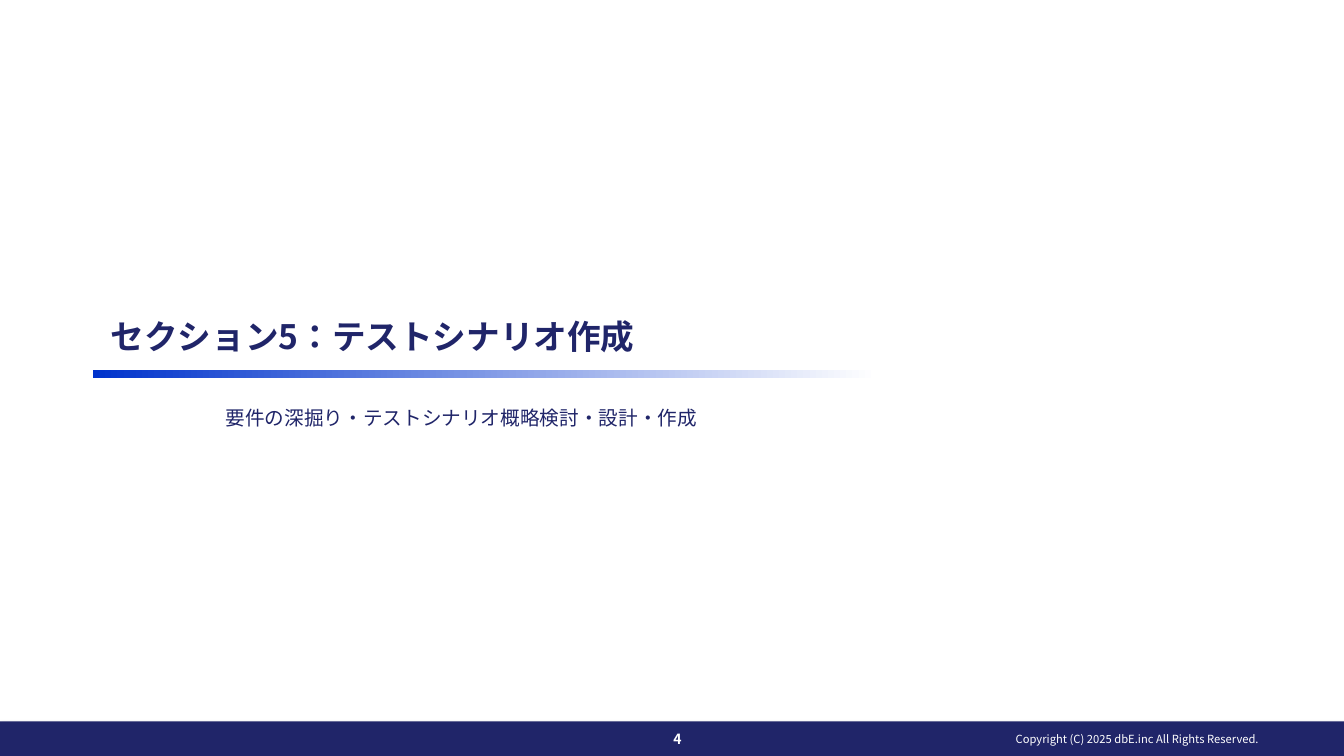
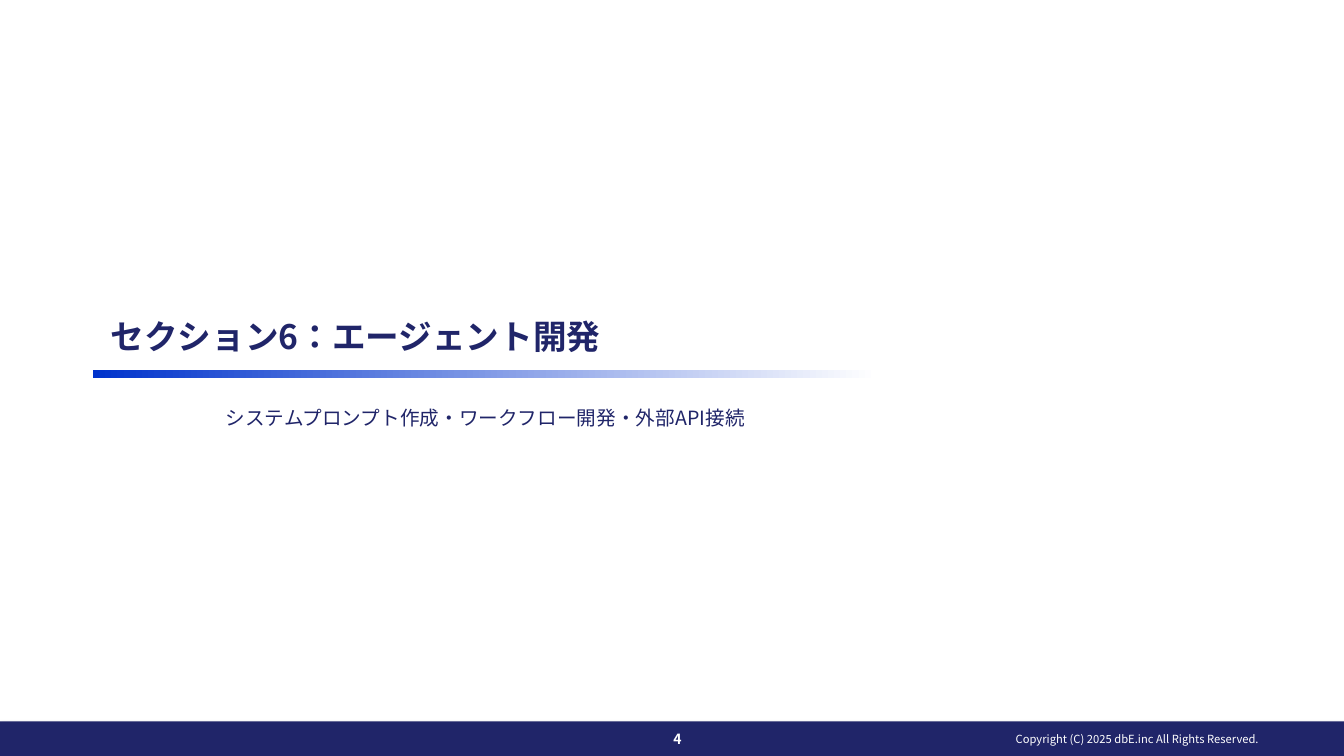
Before and after one commit to aokib7605/dbE_document, a slide deck: slide 4 of 20250502イノベーションマネジメント様講座資料.pptx. Drawn at 1344x756 pixels with LibreOffice and Linux fonts; fonts in the diff are those of the drawing; background and template pictures are left out. Boxes give left, top, right and bottom in pixels: in the first picture for what was removed or moved away, otherwise in the second. Text is boxed around its words. In the diff, an @@ line names an element or a change of style, - is before the commit and + after.

```diff
--- a/20250502イノベーションマネジメント様講座資料.pptx
+++ b/20250502イノベーションマネジメント様講座資料.pptx
@@ title at <box>111,320,601,352</box>: text changed @@
-セクション5：テストシナリオ作成
+セクション6：エージェント開発
@@ text at <box>226,408,745,427</box>: text changed @@
-要件の深掘り・テストシナリオ概略検討・設計・作成
+システムプロンプト作成・ワークフロー開発・外部API接続
```
Also in this commit, not shown: 2 other slides changed, 3 slides added, 2 slides removed, 7 other files.
